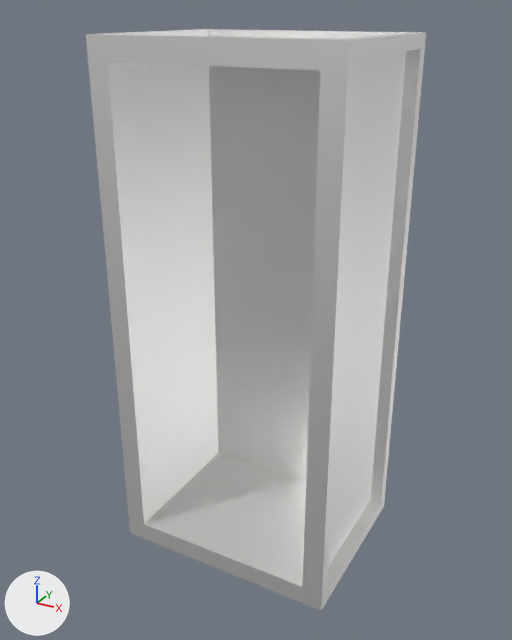
Two versions of the glTF model models/PickPlaceCell/Box.glb, one commit apart.
Camera for both pictures: a camera (50 mm lens) standing at (0.12, -0.258, 0.108) and looking at (-0.001, -0.037, -0.003). Every picture has the same lights, and +X, +Y and +Z are marked at lower left. The picture after the commit comes second. Where no turn or scale is listed for an object, it has been applied to the vertices.

Names of what the first picture shows: 'Body1'.
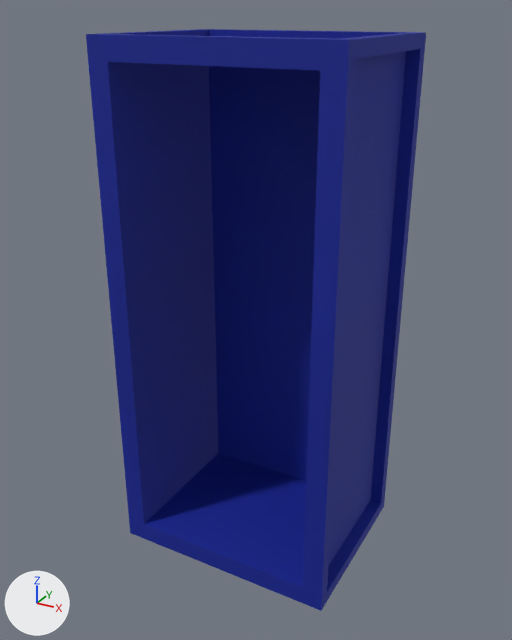
Boxes (x1, y1, x2, y2) around the edits, measured in the pictures (512 x 640 px):
'Body1', recoloured (white to blue): (86, 29, 426, 611) in both

The change, as a list of edits to the scene's bpy script:
```text
Add img_baked_blue_plastic_albedo:
    img_baked_blue_plastic_albedo = load_image('Baked blue plastic albedo', '_unpacked/Baked_blue_plastic_albedo', 512, 512, 'sRGB')
Add img_baked_blue_plastic_normal:
    img_baked_blue_plastic_normal = load_image('Baked blue plastic normal', '_unpacked/Baked_blue_plastic_normal', 512, 512, 'Non-Color')
Add mat_baked_blue_plastic:
    mat_baked_blue_plastic = bpy.data.materials.new('Baked Blue Plastic')
    # colours: blue #4279ce
    # uses the picture img_baked_blue_plastic_albedo
    # uses the picture img_baked_blue_plastic_normal
Change me_body1:
    where me_body1.from_pydata(...)  # 66 vertices, 144 faces; spans x -0.045..0.045, y -0.07..0.0, z -0.1..0.1
    remove me_body1.materials.append(mat_abs__white)  # white #fbfbfa
    add me_body1.materials.append(mat_baked_blue_plastic)
```
